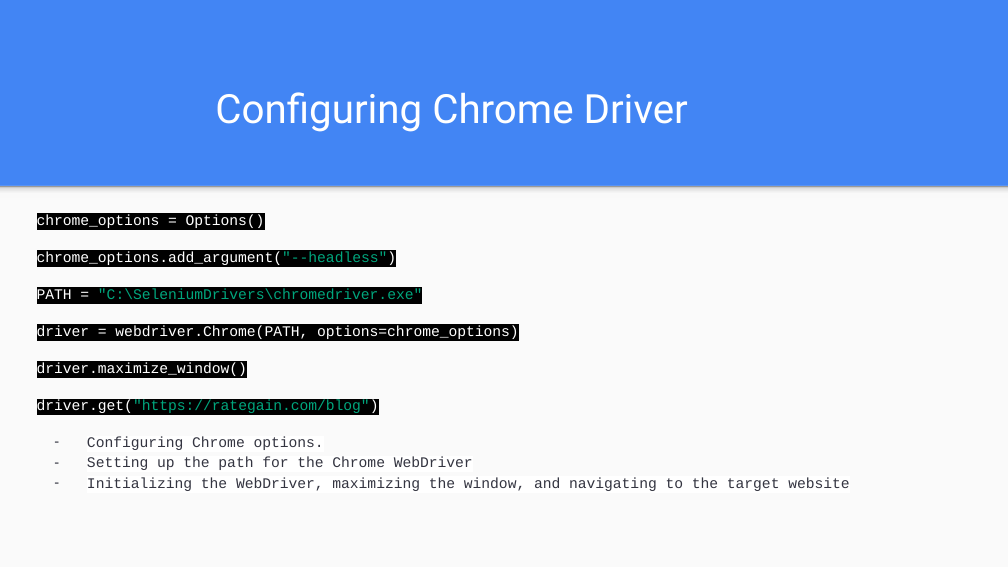
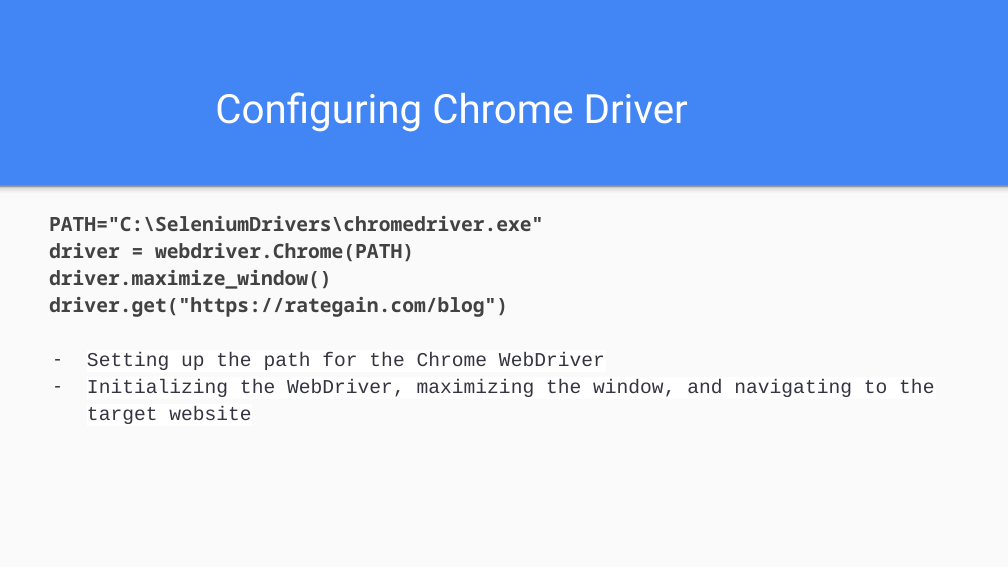
Before and after one commit to akshaywairagade2/rategain, a slide deck: slide 4 of RateGain.pptx. Drawn at 1008x567 pixels with LibreOffice and Linux fonts; fonts in the diff are those of the drawing. Boxes give left, top, right and bottom in pixels: in the first picture for what was removed or moved away, otherwise in the second. Text is boxed around its words. In the diff, an @@ line names an element or a change of style, - is before the commit and + after.

```diff
--- a/RateGain.pptx
+++ b/RateGain.pptx
@@ text at [49,216,543,262]: text changed; size 10.5 to 14 pt; font Courier New to Noto Sans Mono; text colour #FFFFFF to #424242; bold on @@
-chrome_options = Options()
-chrome_options.add_argument("--headless")
-PATH = "C:\SeleniumDrivers\chromedriver.exe"
-driver = webdriver.Chrome(PATH, options=chrome_options)
+PATH="C:\SeleniumDrivers\chromedriver.exe"
+driver = webdriver.Chrome(PATH)
@@ text at [49,270,934,424]: size 10.5 to 14 pt in "driver.maximize_window()", "driver.get("https://rategain.com/blog")", "Setting up the path for the Chrome ...", "Initializing the WebDriver, maximizing the window, and ..."; font Courier New to Noto Sans Mono, text colour #FFFFFF to #424242, highlight #000000 to none, bold on in "driver.maximize_window()", "driver.get("https://rategain.com/blog")"; text colour #00A67D to #424242 in "driver.get("https://rategain.com/blog")"; indent changed; less space between paragraphs @@
@@ text at [87,436,324,450]: paragraph removed @@
-– Configuring Chrome options.
```
Also in this commit, not shown: 4 other slides changed.
